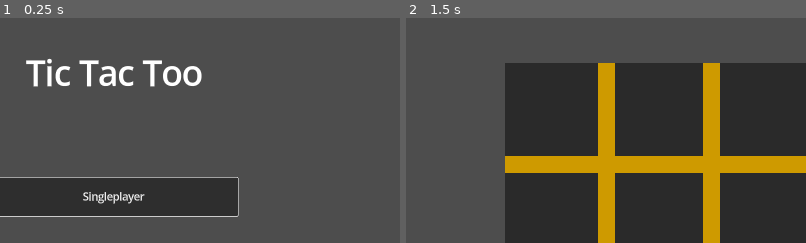
Above: before the commit, frames 1-2 (left to right).
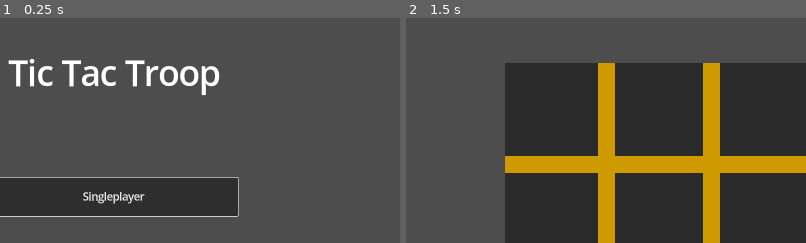
Above: after the commit, the same moments.

Repository: AlixBarreaux/tic-tac-two
Game: Godot game, scene res://scenes/main_menu.tscn
Same seed, same stepped clock (60 frames per second), same inputs: the game is played once before the commit and once after it. The engine's default icon, where the game draws it, is replaced by a stand-in: a white triangle on a blue panel in a dark square.
Inputs:
- Up to frame 1 (0.25 s): no input
- Up to frame 2 (1.5 s): click "Singleplayer" at 0.5 s; click "Restart New Game" at 1.25 s
The pictures show only the part of the screen within x 36-86%, y 0-50%; the shares and areas given below are measured in that part.

The runs differ from the first frame. In frame 1, 3.3% of the frame differs, in the area x 2-55%, y 18-35%; in frame 2, nothing differs.

Commit message:
Tweak: Change project name

Diff:
--- a/project.godot
+++ b/project.godot
@@ -10,7 +10,7 @@
 
 [application]
 
-config/name="Tic Tac Too"
+config/name="Tic Tac Troop"
 run/main_scene="res://scenes/main_menu.tscn"
 config/features=PackedStringArray("4.2", "Mobile")
 config/icon="res://miscellaneous/icon.svg"
